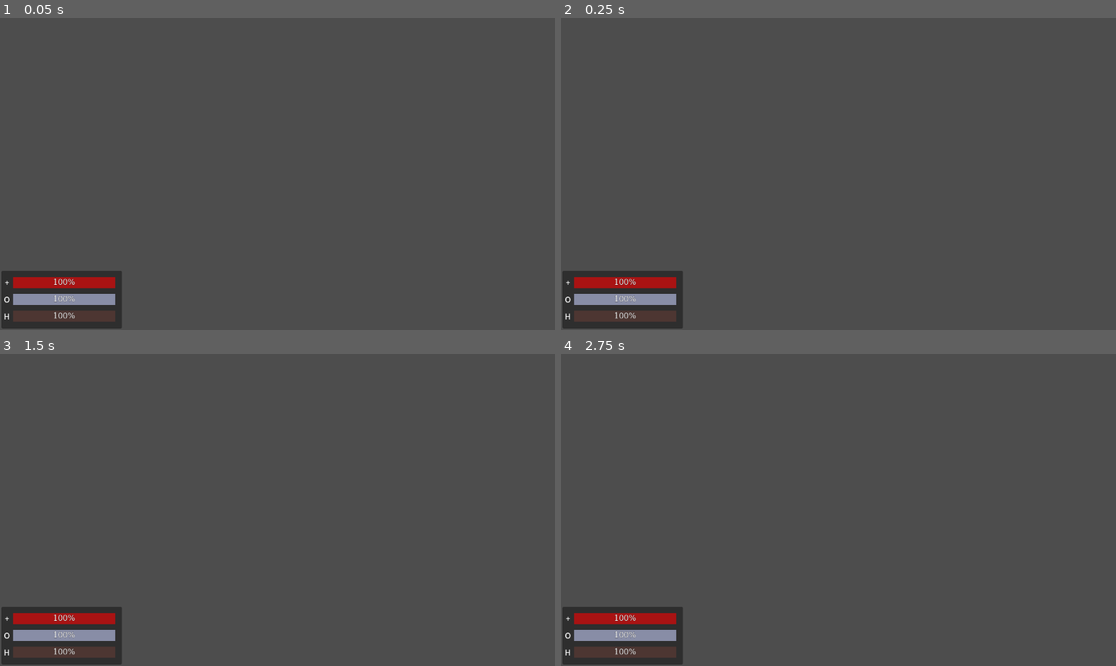
Above: before the commit, frames 1-4 (two rows, left to right).
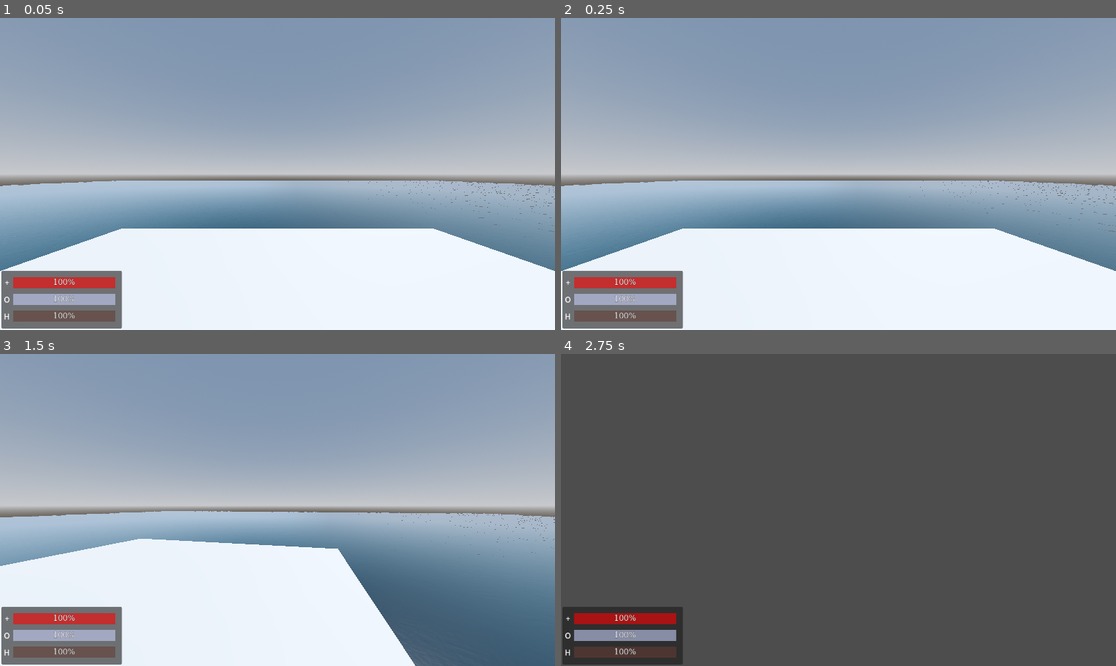
Above: after the commit, the same moments.

Repository: keagan-b/SunkGame
Game: Godot game, scene res://scenes/levels/world.tscn
Two runs of this game, one before a commit and one after it. Both use one fixed random seed, a clock stepped at 60 frames per second and the inputs below. This scene is started directly instead of the project's main scene.
Inputs (mouse positions are in pixels of both pictures, inside the frame that each line leads up to):
- Up to frame 1 (0.05 s): no input
- Up to frame 2 (0.25 s): no input
- Up to frame 3 (1.5 s): move the mouse to (399, 494) at 0.52 s; hold D (move_right) 0.53-1.28 s; move the mouse to (166, 525) at 1.27 s; hold S (move_back) from 1.28 s (still down)
- Up to frame 4 (2.75 s): release S (move_back) at 2 s; click (1088, 641) at 2 s, where only the run after the commit has a clickable "Respawn"

The runs differ from the first frame. In frame 1, 100% of the frame differs, in the area x 0-100%, y 0-100%; in frame 2, 100%; in frame 3, 100%; in frame 4, nothing differs.
Error before the commit: Parse Error: Preload file "res://scenes/prefabs/player.tscn" does not exist. (res://scripts/server/game_manager.gd:18)

Commit message:
Death / Partial Respawn

Diff:
--- a/scenes/levels/MainMenu.tscn
+++ b/scenes/levels/MainMenu.tscn
@@ -17,34 +17,35 @@
 [node name="IPInput" type="LineEdit" parent="Canvas/MainMenu"]
 layout_mode = 1
 anchors_preset = -1
-anchor_left = 0.5
-anchor_top = 0.368
-anchor_right = 0.5
-anchor_bottom = 0.368
-offset_left = 427.0
-offset_top = 193.28
-offset_right = 670.0
-offset_bottom = 256.28
+anchor_left = 11.175
+anchor_top = 5.2
+anchor_right = 17.25
+anchor_bottom = 6.775
+offset_top = -1.52588e-05
 theme = ExtResource("1_0g2m2")
 text = "127.0.0.1"
 placeholder_text = "Server IP"
 alignment = 1
 
 [node name="ConnectButton" type="Button" parent="Canvas/MainMenu"]
-layout_mode = 0
-offset_left = 494.0
-offset_top = 347.0
-offset_right = 660.0
-offset_bottom = 410.0
+layout_mode = 1
+anchors_preset = -1
+anchor_left = 12.35
+anchor_top = 8.675
+anchor_right = 16.5
+anchor_bottom = 10.25
+offset_bottom = -3.05176e-05
 theme = ExtResource("1_0g2m2")
 text = "Connect"
 
 [node name="HostButton" type="Button" parent="Canvas/MainMenu"]
-layout_mode = 0
-offset_left = 529.0
-offset_top = 437.0
-offset_right = 626.0
-offset_bottom = 500.0
+layout_mode = 1
+anchors_preset = -1
+anchor_left = 13.225
+anchor_top = 10.925
+anchor_right = 15.65
+anchor_bottom = 12.5
+offset_bottom = -3.05176e-05
 theme = ExtResource("1_0g2m2")
 text = "Host"
 
--- a/scenes/levels/world.tscn
+++ b/scenes/levels/world.tscn
@@ -1,11 +1,16 @@
-[gd_scene load_steps=18 format=3 uid="uid://df7aagws3svjt"]
+[gd_scene load_steps=21 format=3 uid="uid://df7aagws3svjt"]
 
 [ext_resource type="Script" path="res://scripts/server/game_manager.gd" id="1_pulip"]
 [ext_resource type="PackedScene" uid="uid://c88x8do36ghy5" path="res://scenes/prefabs/components/DamageSourceComponent.tscn" id="2_6er5t"]
 [ext_resource type="PackedScene" uid="uid://dhap8p41uj2oa" path="res://scenes/prefabs/ui/options.tscn" id="2_p4lu5"]
 [ext_resource type="Script" path="res://scripts/ui/master_ui_handler.gd" id="3_i36su"]
 [ext_resource type="PackedScene" uid="uid://bu6p45dndvat8" path="res://scenes/prefabs/world/WaterPlane.tscn" id="3_m5348"]
-[ext_resource type="Script" path="res://scripts/ui/game_ui_handler.gd" id="4_ppfxn"]
+[ext_resource type="PackedScene" uid="uid://b120rb5uo7ji3" path="res://scenes/prefabs/ui/game_ui.tscn" id="5_pkvpc"]
+[ext_resource type="PackedScene" uid="uid://yjvudnsw82gn" path="res://scenes/prefabs/ui/pause_menu.tscn" id="6_ew500"]
+[ext_resource type="PackedScene" uid="uid://cc4pgyx5163ii" path="res://scenes/prefabs/ui/inventory.tscn" id="7_mvcmt"]
+[ext_resource type="PackedScene" uid="uid://c4um8gyhq8nvj" path="res://scenes/prefabs/ui/crafting.tscn" id="8_hr02n"]
+[ext_resource type="PackedScene" uid="uid://kw28uovtfi7a" path="res://scenes/prefabs/ui/map.tscn" id="9_kqbji"]
+[ext_resource type="PackedScene" uid="uid://ccoj557vmy4nd" path="res://scenes/prefabs/ui/spawn_menu.tscn" id="10_nv5ur"]
 
 [sub_resource type="ProceduralSkyMaterial" id="ProceduralSkyMaterial_iug85"]
 sky_horizon_color = Color(0.64625, 0.65575, 0.67075, 1)
@@ -41,24 +46,10 @@
 [sub_resource type="BoxShape3D" id="BoxShape3D_es8kf"]
 size = Vector3(1, 0.599121, 1)
 
-[sub_resource type="FontFile" id="FontFile_veqj3"]
-cache/0/16/0/ascent = 0.0
-cache/0/16/0/descent = 0.0
-cache/0/16/0/underline_position = 0.0
-cache/0/16/0/underline_thickness = 0.0
-cache/0/16/0/scale = 1.0
-cache/0/16/0/kerning_overrides/16/0 = Vector2(0, 0)
-
-[sub_resource type="LabelSettings" id="LabelSettings_1achr"]
-font = SubResource("FontFile_veqj3")
-outline_size = 1
-outline_color = Color(0, 0, 0, 1)
-
 [node name="World" type="Node"]
 script = ExtResource("1_pulip")
 
 [node name="MultiplayerSynchronizer" type="MultiplayerSynchronizer" parent="."]
-root_path = NodePath("../Environment")
 
 [node name="MultiplayerSpawner" type="MultiplayerSpawner" parent="."]
 spawn_path = NodePath("../Players")
@@ -73,6 +64,7 @@
 
 [node name="DamageSourceComponent" parent="Environment/WorldEnvironment" instance=ExtResource("2_6er5t")]
 transform = Transform3D(1, 0, 0, 0, 1, 0, 0, 0, 1, 4.20552, 1.10862, 4.1062)
+damage = 100
 
 [node name="CollisionShape3D" type="CollisionShape3D" parent="Environment/WorldEnvironment/DamageSourceComponent"]
 shape = SubResource("BoxShape3D_mcltg")
@@ -113,163 +105,22 @@
 offset_bottom = 40.0
 script = ExtResource("3_i36su")
 
-[node name="GameUI" type="Control" parent="UI" node_paths=PackedStringArray("health_status_bar", "health_value", "oxygen_status_bar", "oxygen_value", "hunger_status_bar", "hunger_value")]
-anchors_preset = 0
-offset_right = 40.0
-offset_bottom = 40.0
-script = ExtResource("4_ppfxn")
-health_status_bar = NodePath("StatBars/Bars/Health/StatusBar")
-health_value = NodePath("StatBars/Bars/Health/StatusValue")
-oxygen_status_bar = NodePath("StatBars/Bars/Oxygen/StatusBar")
-oxygen_value = NodePath("StatBars/Bars/Oxygen/StatusValue")
-hunger_status_bar = NodePath("StatBars/Bars/Hunger/StatusBar")
-hunger_value = NodePath("StatBars/Bars/Hunger/StatusValue")
+[node name="GameUI" parent="UI" instance=ExtResource("5_pkvpc")]
 
-[node name="StatBars" type="Panel" parent="UI/GameUI"]
-layout_mode = 1
-anchors_preset = -1
-anchor_left = 0.075
-anchor_top = 16.125
-anchor_right = 0.075
-anchor_bottom = 16.125
-offset_top = -120.0
-offset_right = 250.0
+[node name="PauseMenu" parent="UI" instance=ExtResource("6_ew500")]
+visible = false
 
-[node name="Bars" type="BoxContainer" parent="UI/GameUI/StatBars"]
-layout_mode = 0
-offset_right = 250.0
-offset_bottom = 120.0
-theme_override_constants/separation = 35
-vertical = true
+[node name="Inventory" parent="UI" instance=ExtResource("7_mvcmt")]
+visible = false
 
-[node name="Health" type="Control" parent="UI/GameUI/StatBars/Bars"]
-layout_mode = 2
+[node name="Crafting" parent="UI" instance=ExtResource("8_hr02n")]
+visible = false
 
-[node name="Icon" type="Label" parent="UI/GameUI/StatBars/Bars/Health"]
-layout_mode = 0
-offset_left = 1.0
-offset_top = 13.0
-offset_right = 23.0
-offset_bottom = 36.0
-text = "+"
-horizontal_alignment = 1
-vertical_alignment = 1
+[node name="Map" parent="UI" instance=ExtResource("9_kqbji")]
+visible = false
 
-[node name="StatusBar" type="ColorRect" parent="UI/GameUI/StatBars/Bars/Health"]
-layout_mode = 0
-offset_left = 24.0
-offset_top = 13.0
-offset_right = 236.0
-offset_bottom = 36.0
-color = Color(1, 0, 0, 0.588235)
-
-[node name="StatusValue" type="Label" parent="UI/GameUI/StatBars/Bars/Health"]
-layout_mode = 0
-offset_left = 24.0
-offset_top = 13.0
-offset_right = 236.0
-offset_bottom = 36.0
-text = "100%"
-label_settings = SubResource("LabelSettings_1achr")
-horizontal_alignment = 1
-vertical_alignment = 1
-
-[node name="Oxygen" type="Control" parent="UI/GameUI/StatBars/Bars"]
-layout_mode = 2
-
-[node name="Icon" type="Label" parent="UI/GameUI/StatBars/Bars/Oxygen"]
-layout_mode = 0
-offset_left = 1.0
-offset_top = 13.0
-offset_right = 23.0
-offset_bottom = 36.0
-text = "O"
-horizontal_alignment = 1
-vertical_alignment = 1
-
-[node name="StatusBar" type="ColorRect" parent="UI/GameUI/StatBars/Bars/Oxygen"]
-layout_mode = 0
-offset_left = 24.0
-offset_top = 13.0
-offset_right = 236.0
-offset_bottom = 36.0
-color = Color(0.783538, 0.810658, 0.979429, 0.588235)
-
-[node name="StatusValue" type="Label" parent="UI/GameUI/StatBars/Bars/Oxygen"]
-layout_mode = 0
-offset_left = 24.0
-offset_top = 13.0
-offset_right = 236.0
-offset_bottom = 36.0
-text = "100%"
-label_settings = SubResource("LabelSettings_1achr")
-horizontal_alignment = 1
-vertical_alignment = 1
-
-[node name="Hunger" type="Control" parent="UI/GameUI/StatBars/Bars"]
-layout_mode = 2
-
-[node name="Icon" type="Label" parent="UI/GameUI/StatBars/Bars/Hunger"]
-layout_mode = 0
-offset_left = 1.0
-offset_top = 13.0
-offset_right = 23.0
-offset_bottom = 36.0
-text = "H"
-horizontal_alignment = 1
-vertical_alignment = 1
-
-[node name="StatusBar" type="ColorRect" parent="UI/GameUI/StatBars/Bars/Hunger"]
-layout_mode = 0
-offset_left = 24.0
-offset_top = 13.0
-offset_right = 236.0
-offset_bottom = 36.0
-color = Color(0.388843, 0.234956, 0.20475, 0.588235)
-
-[node name="StatusValue" type="Label" parent="UI/GameUI/StatBars/Bars/Hunger"]
-layout_mode = 0
-offset_left = 24.0
-offset_top = 13.0
-offset_right = 236.0
-offset_bottom = 36.0
-text = "100%"
-label_settings = SubResource("LabelSettings_1achr")
-horizontal_alignment = 1
-vertical_alignment = 1
-
-[node name="PauseMenu" type="Control" parent="UI"]
+[node name="SpawnMenu" parent="UI" instance=ExtResource("10_nv5ur")]
 visible = false
-anchors_preset = 0
-offset_right = 40.0
-offset_bottom = 40.0
-
-[node name="Inventory" type="Control" parent="UI"]
-visible = false
-layout_mode = 3
-anchors_preset = 0
-offset_right = 40.0
-offset_bottom = 40.0
-
-[node name="Crafting" type="Control" parent="UI"]
-visible = false
-layout_mode = 3
-anchors_preset = 0
-offset_right = 40.0
-offset_bottom = 40.0
-
-[node name="Map" type="Control" parent="UI"]
-visible = false
-layout_mode = 3
-anchors_preset = 0
-offset_right = 40.0
-offset_bottom = 40.0
-
-[node name="SpawnMenu" type="Control" parent="UI"]
-visible = false
-anchors_preset = 0
-offset_right = 40.0
-offset_bottom = 40.0
 
 [node name="Options" parent="UI" instance=ExtResource("2_p4lu5")]
 visible = false
--- /dev/null
+++ b/scenes/prefabs/ui/crafting.tscn
@@ -0,0 +1,7 @@
+[gd_scene format=3 uid="uid://c4um8gyhq8nvj"]
+
+[node name="Crafting" type="Control"]
+layout_mode = 3
+anchors_preset = 0
+offset_right = 40.0
+offset_bottom = 40.0
--- /dev/null
+++ b/scenes/prefabs/ui/game_ui.tscn
@@ -0,0 +1,142 @@
+[gd_scene load_steps=4 format=3 uid="uid://b120rb5uo7ji3"]
+
+[ext_resource type="Script" path="res://scripts/ui/game_ui_handler.gd" id="1_a1yai"]
+
+[sub_resource type="FontFile" id="FontFile_veqj3"]
+cache/0/16/0/ascent = 0.0
+cache/0/16/0/descent = 0.0
+cache/0/16/0/underline_position = 0.0
+cache/0/16/0/underline_thickness = 0.0
+cache/0/16/0/scale = 1.0
+cache/0/16/0/kerning_overrides/16/0 = Vector2(0, 0)
+
+[sub_resource type="LabelSettings" id="LabelSettings_1achr"]
+font = SubResource("FontFile_veqj3")
+outline_size = 1
+outline_color = Color(0, 0, 0, 1)
+
+[node name="GameUI" type="Control" node_paths=PackedStringArray("health_status_bar", "health_value", "oxygen_status_bar", "oxygen_value", "hunger_status_bar", "hunger_value")]
+layout_mode = 3
+anchors_preset = 0
+offset_right = 40.0
+offset_bottom = 40.0
+script = ExtResource("1_a1yai")
+health_status_bar = NodePath("StatBars/Bars/Health/StatusBar")
+health_value = NodePath("StatBars/Bars/Health/StatusValue")
+oxygen_status_bar = NodePath("StatBars/Bars/Oxygen/StatusBar")
+oxygen_value = NodePath("StatBars/Bars/Oxygen/StatusValue")
+hunger_status_bar = NodePath("StatBars/Bars/Hunger/StatusBar")
+hunger_value = NodePath("StatBars/Bars/Hunger/StatusValue")
+
+[node name="StatBars" type="Panel" parent="."]
+layout_mode = 1
+anchors_preset = -1
+anchor_left = 0.075
+anchor_top = 16.125
+anchor_right = 0.075
+anchor_bottom = 16.125
+offset_top = -120.0
+offset_right = 250.0
+
+[node name="Bars" type="BoxContainer" parent="StatBars"]
+layout_mode = 0
+offset_right = 250.0
+offset_bottom = 120.0
+theme_override_constants/separation = 35
+vertical = true
+
+[node name="Health" type="Control" parent="StatBars/Bars"]
+layout_mode = 2
+
+[node name="Icon" type="Label" parent="StatBars/Bars/Health"]
+layout_mode = 0
+offset_left = 1.0
+offset_top = 13.0
+offset_right = 23.0
+offset_bottom = 36.0
+text = "+"
+horizontal_alignment = 1
+vertical_alignment = 1
+
+[node name="StatusBar" type="ColorRect" parent="StatBars/Bars/Health"]
+layout_mode = 0
+offset_left = 24.0
+offset_top = 13.0
+offset_right = 236.0
+offset_bottom = 36.0
+color = Color(1, 0, 0, 0.588235)
+
+[node name="StatusValue" type="Label" parent="StatBars/Bars/Health"]
+layout_mode = 0
+offset_left = 24.0
+offset_top = 13.0
+offset_right = 236.0
+offset_bottom = 36.0
+text = "100%"
+label_settings = SubResource("LabelSettings_1achr")
+horizontal_alignment = 1
+vertical_alignment = 1
+
+[node name="Oxygen" type="Control" parent="StatBars/Bars"]
+layout_mode = 2
+
+[node name="Icon" type="Label" parent="StatBars/Bars/Oxygen"]
+layout_mode = 0
+offset_left = 1.0
+offset_top = 13.0
+offset_right = 23.0
+offset_bottom = 36.0
+text = "O"
+horizontal_alignment = 1
+vertical_alignment = 1
+
+[node name="StatusBar" type="ColorRect" parent="StatBars/Bars/Oxygen"]
+layout_mode = 0
+offset_left = 24.0
+offset_top = 13.0
+offset_right = 236.0
+offset_bottom = 36.0
+color = Color(0.783538, 0.810658, 0.979429, 0.588235)
+
+[node name="StatusValue" type="Label" parent="StatBars/Bars/Oxygen"]
+layout_mode = 0
+offset_left = 24.0
+offset_top = 13.0
+offset_right = 236.0
+offset_bottom = 36.0
+text = "100%"
+label_settings = SubResource("LabelSettings_1achr")
+horizontal_alignment = 1
+vertical_alignment = 1
+
+[node name="Hunger" type="Control" parent="StatBars/Bars"]
+layout_mode = 2
+
+[node name="Icon" type="Label" parent="StatBars/Bars/Hunger"]
+layout_mode = 0
+offset_left = 1.0
+offset_top = 13.0
+offset_right = 23.0
+offset_bottom = 36.0
+text = "H"
+horizontal_alignment = 1
+vertical_alignment = 1
+
+[node name="StatusBar" type="ColorRect" parent="StatBars/Bars/Hunger"]
+layout_mode = 0
+offset_left = 24.0
+offset_top = 13.0
+offset_right = 236.0
+offset_bottom = 36.0
+color = Color(0.388843, 0.234956, 0.20475, 0.588235)
+
+[node name="StatusValue" type="Label" parent="StatBars/Bars/Hunger"]
+layout_mode = 0
+offset_left = 24.0
+offset_top = 13.0
+offset_right = 236.0
+offset_bottom = 36.0
+text = "100%"
+label_settings = SubResource("LabelSettings_1achr")
+horizontal_alignment = 1
+vertical_alignment = 1
--- /dev/null
+++ b/scenes/prefabs/ui/inventory.tscn
@@ -0,0 +1,7 @@
+[gd_scene format=3 uid="uid://cc4pgyx5163ii"]
+
+[node name="Inventory" type="Control"]
+layout_mode = 3
+anchors_preset = 0
+offset_right = 40.0
+offset_bottom = 40.0
--- /dev/null
+++ b/scenes/prefabs/ui/map.tscn
@@ -0,0 +1,7 @@
+[gd_scene format=3 uid="uid://kw28uovtfi7a"]
+
+[node name="Map" type="Control"]
+layout_mode = 3
+anchors_preset = 0
+offset_right = 40.0
+offset_bottom = 40.0
--- /dev/null
+++ b/scenes/prefabs/ui/pause_menu.tscn
@@ -0,0 +1,7 @@
+[gd_scene format=3 uid="uid://yjvudnsw82gn"]
+
+[node name="PauseMenu" type="Control"]
+layout_mode = 3
+anchors_preset = 0
+offset_right = 40.0
+offset_bottom = 40.0
--- /dev/null
+++ b/scenes/prefabs/ui/spawn_menu.tscn
@@ -0,0 +1,47 @@
+[gd_scene load_steps=2 format=3 uid="uid://ccoj557vmy4nd"]
+
+[ext_resource type="Script" path="res://scripts/ui/spawn_ui_handler.gd" id="1_ic730"]
+
+[node name="SpawnMenu" type="Control"]
+layout_mode = 3
+anchors_preset = 0
+offset_right = 40.0
+offset_bottom = 40.0
+script = ExtResource("1_ic730")
+
+[node name="Header" type="Panel" parent="."]
+layout_mode = 1
+anchors_preset = -1
+anchor_right = 28.8
+anchor_bottom = 2.675
+
+[node name="DeadLabel" type="Label" parent="Header"]
+layout_mode = 1
+anchors_preset = 15
+anchor_right = 1.0
+anchor_bottom = 1.0
+text = "The ocean claims your body...
+
+You have died."
+horizontal_alignment = 1
+vertical_alignment = 1
+
+[node name="Footer" type="Panel" parent="."]
+layout_mode = 1
+anchors_preset = -1
+anchor_top = 13.525
+anchor_right = 28.8
+anchor_bottom = 16.2
+
+[node name="RespawnButton" type="Button" parent="Footer"]
+layout_mode = 1
+anchors_preset = -1
+anchor_left = 0.905
+anchor_top = 0.271
+anchor_right = 0.986
+anchor_bottom = 0.72
+offset_left = 0.439941
+offset_top = 0.00299644
+offset_right = 0.12793
+offset_bottom = -0.0400009
+text = "Respawn"
--- a/scripts/components/DamageSourceComponent.gd
+++ b/scripts/components/DamageSourceComponent.gd
@@ -20,7 +20,7 @@
 		var health_component = body.get_node_or_null("HealthComponent")
 
 		if health_component != null:
-			health_component.take_damage(self)
+			health_component.take_damage_from_source(self)
 
 			if destroy_on_damage:
 				queue_free()
--- a/scripts/components/HealthComponent.gd
+++ b/scripts/components/HealthComponent.gd
@@ -14,16 +14,26 @@
 func _ready():
 	initialize_health()
 
+
 @rpc("authority", "reliable")
-func take_damage(damage_source: DamageComponent):
+func take_damage(damage: float):
+	var old_health = current_health
+	current_health -= damage
+
+	damage_taken.emit(old_health, current_health, null)
+
+	check_is_dead()
+
+
+@rpc("authority", "reliable")
+func take_damage_from_source(damage_source: DamageComponent):
 	var old_health = current_health
 	current_health -= damage_source.damage
 
 	damage_taken.emit(old_health, current_health, damage_source)
 
-	if current_health <= 0:
-		current_health = 0
-		has_died.emit()
+	check_is_dead()
+
 
 @rpc("authority", "reliable")
 func heal(amount):
@@ -45,5 +55,12 @@
 	current_health = max_health
 
 
+@rpc("authority", "reliable")
+func check_is_dead():
+	if current_health <= 0:
+		current_health = 0
+		has_died.emit()
+
+
 func get_health_as_percent():
 	return (1.0 / max_health) * current_health
--- a/scripts/components/OxygenComponent.gd
+++ b/scripts/components/OxygenComponent.gd
@@ -4,6 +4,9 @@
 # variables
 @export var max_oxygen: float = 100
 @export var current_oxygen: float = 0
+@export var damage_per_second: float = 10
+
+var health_component: HealthComponent = null
 
 # signals
 signal lost_oxygen(old, new)
@@ -13,7 +16,21 @@
 
 # functionality
 func _ready():
+	# get health component
+	health_component = get_node_or_null("HealthComponent")
+
+	# initialize oxygen values
 	initialize_oxygen()
+
+
+# handle 0 oxygen
+func _physics_process(delta):
+	# if we're drowning, try to decrement health
+	if current_oxygen <= 0:
+		# if health node exists, decrement health
+		if health_component != null:
+			health_component.take_damage(damage_per_second * delta)
+
 
 @rpc("authority", "reliable")
 func add_oxygen(amount):
@@ -25,6 +42,7 @@
 		current_oxygen = max_oxygen
 
 	gained_oxygen.emit(old_oxygen, current_oxygen)
+
 
 @rpc("authority", "reliable")
 func remove_oxygen(amount):
--- a/scripts/players/player.gd
+++ b/scripts/players/player.gd
@@ -19,14 +19,22 @@
 var target_velocity = Vector3.ZERO
 
 func _ready():
+	# set multiplayer input constraints
 	if player == multiplayer.get_unique_id():
-		print("Client connected: " + str(multiplayer.get_unique_id()))
+		print("Character spawned: " + str(multiplayer.get_unique_id()))
+
+		# set camera mode
 		camera.make_current()
+
+		# lock mouse
 		Input.set_mouse_mode(Input.MOUSE_MODE_CAPTURED)
 		$LookIndicator.set_visible(false)
+
+		# connect signals
+		$OxygenComponent.connect("out_of_oxygen", _out_of_oxygen)
+		$HealthComponent.connect("has_died", _has_died)
 	else:
-		camera.current = false
-
+		camera.queue_free()
 
 func _physics_process(_delta):
 	if input.use_direction:
@@ -45,10 +53,29 @@
 
 	# apply camera rotations
 	rotate_y(input.camera_rotations.y)
-	camera.rotate_x(input.camera_rotations.x)
 
-	# clamp camera rotation
-	camera.rotation.x = clamp(camera.rotation.x, deg_to_rad(-90), deg_to_rad(90))
+	# ensure camera wasn't freed
+	if camera != null:
+		camera.rotate_x(input.camera_rotations.x)
+
+		# clamp camera rotation
+		camera.rotation.x = clamp(camera.rotation.x, deg_to_rad(-90), deg_to_rad(90))
 
 	# apply movement
 	move_and_slide()
+
+
+# out of oxygen event handler
+func _out_of_oxygen():
+	pass
+
+
+# has died event handler
+func _has_died():
+	# disable user movement
+	input.set_process(false)
+
+	# spawn "dead body" here
+
+	# delete self from players
+	queue_free()
--- a/scripts/players/player_input.gd
+++ b/scripts/players/player_input.gd
@@ -20,7 +20,7 @@
 	set_process_input(is_authority)
 
 # Called every frame. 'delta' is the elapsed time since the previous frame.
-func _process(delta):
+func _process(_delta):
 	# check for vertical movement
 	vertical_move = true
 	if Input.is_action_pressed("move_up"):
--- a/scripts/server/game_manager.gd
+++ b/scripts/server/game_manager.gd
@@ -1,4 +1,5 @@
 extends Node
+class_name GameManager
 
 func _ready():
 	if not multiplayer.is_server():
@@ -15,7 +16,7 @@
 
 
 func add_player(id):
-	var character = preload("res://scenes/prefabs/player.tscn").instantiate()
+	var character = preload("res://scenes/prefabs/entities/player.tscn").instantiate()
 
 	character.player = id
 
@@ -29,3 +30,20 @@
 	if not $Players.has_node(str(id)):
 		return
 	$Players.get_node(str(id)).queue_free()
+
+
+# client callable respawn function, checks with the server before respawning a player
+@rpc("any_peer", "reliable")
+func request_respawn():
+	var player_id = multiplayer.get_remote_sender_id()
+	if multiplayer.is_server() && is_player_dead(player_id):
+		print("Respawn request for " + str(player_id))
+		add_player(player_id)
+
+
+# utility function for checking if a user is dead
+func is_player_dead(id):
+	if $Players.get_node_or_null(str(id)) == null:
+		return true
+	else:
+		return false
--- a/scripts/ui/game_ui_handler.gd
+++ b/scripts/ui/game_ui_handler.gd
@@ -10,40 +10,25 @@
 @export var hunger_status_bar: ColorRect
 @export var hunger_value: Label
 
-# global "players" holder
-@onready var players: Node3D = owner.get_node("Players")
+# UI parent reference
+@onready var parent: MasterUIHandler = get_parent()
 
-# variables related to local player health
-@onready var player: CharacterBody3D = null
-@onready var health_component: HealthComponent = null
-@onready var oxygen_component: OxygenComponent = null
 
 # Called every frame. 'delta' is the elapsed time since the previous frame.
-func _process(delta):
-	# attempt to find player
-	if player == null:
-		set_local_player()
-
+func _process(_delta):
 	# assign UI elements
-	if player != null:
-		var health_percent = health_component.get_health_as_percent()
+	if parent.local_player != null:
+		# health
+		var health_percent = parent.health_component.get_health_as_percent()
 		health_value.text = str(int(health_percent * 100)) + "%"
 		health_status_bar.scale.x = health_percent
 
-		var oxygen_percent = oxygen_component.get_oxygen_as_percent()
+		# oxygen
+		var oxygen_percent = parent.oxygen_component.get_oxygen_as_percent()
 		oxygen_value.text = str(int(oxygen_percent * 100)) + "%"
 		oxygen_status_bar.scale.x = oxygen_percent
 
+		# hunger
 		var hunger_percent = 1
 		hunger_value.text = str(int(hunger_percent * 100)) + "%"
 		hunger_status_bar.scale.x = hunger_percent
-
-
-func set_local_player():
-	# get player
-	player = players.get_node_or_null(str(multiplayer.get_unique_id()))
-
-	# get individual components if the player was found
-	if player != null:
-		health_component = player.get_node("HealthComponent")
-		oxygen_component = player.get_node("OxygenComponent")
--- a/scripts/ui/main_menu.gd
+++ b/scripts/ui/main_menu.gd
@@ -6,8 +6,8 @@
 # Called when the node enters the scene tree for the first time.
 func _ready():
 	Input.set_mouse_mode(Input.MOUSE_MODE_VISIBLE)
-	$ConnectButton.pressed.connect(self._on_connect_button_pressed)
-	$HostButton.pressed.connect(self._on_host_button_pressed)
+	$ConnectButton.pressed.connect(_on_connect_button_pressed)
+	$HostButton.pressed.connect(_on_host_button_pressed)
 
 
 func _on_connect_button_pressed():
@@ -19,7 +19,6 @@
 		return
 
 	multiplayer.multiplayer_peer = peer
-	print("connected to server")
 	get_tree().change_scene_to_file("res://scenes/levels/world.tscn")
 
 func _on_host_button_pressed():
@@ -31,5 +30,4 @@
 		return
 
 	multiplayer.multiplayer_peer = peer
-	print("started server")
 	get_tree().change_scene_to_file("res://scenes/levels/world.tscn")
--- a/scripts/ui/master_ui_handler.gd
+++ b/scripts/ui/master_ui_handler.gd
@@ -1,4 +1,75 @@
 extends Control
+class_name MasterUIHandler
+
+# global "players" holder
+@onready var PLAYERS: Node3D = owner.get_node("Players")
+
+# local player references
+@export var local_player: CharacterBody3D = null:
+	get:
+		if local_player == null:
+			# find local player
+			local_player = PLAYERS.get_node_or_null(str(multiplayer.get_unique_id()))
+
+			# get local components if player was found
+			if local_player != null:
+				health_component = local_player.get_node("HealthComponent")
+				oxygen_component = local_player.get_node("OxygenComponent")
+
+		return local_player
+
+@onready var health_component: HealthComponent = null
+@onready var oxygen_component: OxygenComponent = null
 
 
-# processes the hiding / showing of various UI components
+# local UI references
+@onready var game_ui: Control = $GameUI
+@onready var pause_menu: Control = $PauseMenu
+@onready var inventory: Control = $Inventory
+@onready var crafting: Control = $Crafting
+@onready var map: Control = $Map
+@onready var spawn_menu: Control = $SpawnMenu
+@onready var options: Control = $Options
+
+
+# order-keeping variables
+var events_connected = false
+
+func _process(_delta):
+	# check to ensure events have been connected
+	if !events_connected && local_player != null:
+		# connect events
+		local_player.get_node("HealthComponent").connect("has_died", _has_died)
+
+		# mark events as connected
+		events_connected = true
+
+
+# player death event handling
+func _has_died():
+	# hide all other UI
+	hide_all_ui()
+
+	# unlock mouse
+	Input.set_mouse_mode(Input.MOUSE_MODE_VISIBLE)
+
+	# show spawn menu
+	spawn_menu.show()
+
+func respawn():
+	# hide all UI
+	hide_all_ui()
+
+	# activate game ui
+	game_ui.show()
+
+
+# utility function to hide all UI
+func hide_all_ui():
+	game_ui.hide()
+	pause_menu.hide()
+	inventory.hide()
+	crafting.hide()
+	map.hide()
+	spawn_menu.hide()
+	options.hide()
--- /dev/null
+++ b/scripts/ui/spawn_ui_handler.gd
@@ -0,0 +1,14 @@
+extends Control
+
+# UI parent reference
+@onready var parent: MasterUIHandler = get_parent()
+
+# Called when the node enters the scene tree for the first time.
+func _ready():
+	$Footer/RespawnButton.pressed.connect(_on_respawn_pressed)
+
+
+func _on_respawn_pressed():
+	# respawn player
+	owner.request_respawn()
+	parent.respawn()
